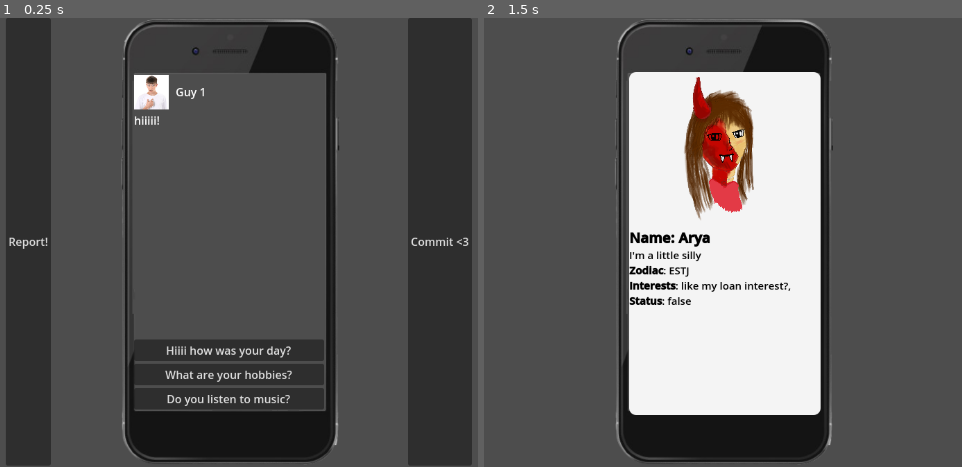
Above: before the commit, frames 1-2 (left to right).
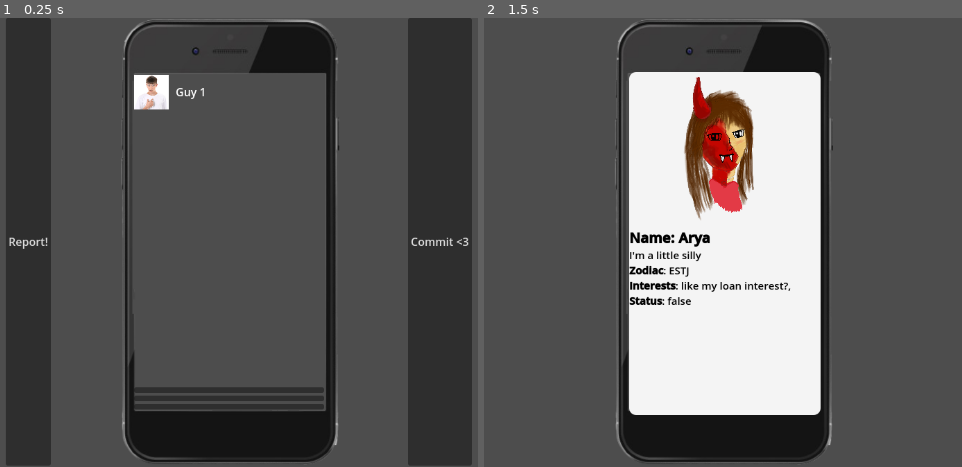
Above: after the commit, the same moments.

Repository: TianMa7/DatingSim
Game: Godot game, scene res://scenes/base.tscn
Same seed, same stepped clock (60 frames per second), same inputs: the game is played once before the commit and once after it.
Inputs (mouse positions are in pixels of both pictures, inside the frame that each line leads up to):
- Up to frame 1 (0.25 s): no input
- Up to frame 2 (1.5 s): click "Report!" at 0.5 s; tap Enter at 1.25 s; move the mouse to (723, 323) at 1.27 s; click (723, 323) at 1.35 s

The runs differ from the first frame. In frame 1, 4.1% of the frame differs, in the area x 28-68%, y 21-87%; in frame 2, nothing differs.

Commit message:
Music works with goose logic implemented

Diff:
--- a/scenes/base.tscn
+++ b/scenes/base.tscn
@@ -1,20 +1,11 @@
-[gd_scene load_steps=10 format=3 uid="uid://c5jxyh2x7o3mq"]
+[gd_scene load_steps=7 format=3 uid="uid://c5jxyh2x7o3mq"]
 
 [ext_resource type="Texture2D" uid="uid://b8sq5t5tbup3i" path="res://assets/smart-phone-with-blank-screen-is-removebg-preview.png" id="1_3vi8l"]
-[ext_resource type="Script" path="res://reportBtn.gd" id="1_ohhpf"]
+[ext_resource type="Script" uid="uid://cx70y7axdhy4o" path="res://reportBtn.gd" id="1_ohhpf"]
 [ext_resource type="Texture2D" uid="uid://b0yrg6w3ujsmo" path="res://assets/me-dude.png" id="2_8rhti"]
-[ext_resource type="Script" uid="uid://bid8oq3r8g0ue" path="res://info/d_awky_msgs.gd" id="4_hh5oj"]
-[ext_resource type="Script" uid="uid://bp1ga0hmmbtkl" path="res://scripts/player_manager.gd" id="4_ohhpf"]
-[ext_resource type="Script" uid="uid://c1xnotw5ibo7d" path="res://scripts/character_manager.gd" id="5_40w10"]
-[ext_resource type="Script" uid="uid://c4f2m5mvmjhdl" path="res://info/d_awky_resp.gd" id="5_vqfsp"]
-
-[sub_resource type="Resource" id="Resource_hh5oj"]
-script = ExtResource("4_hh5oj")
-metadata/_custom_type_script = "uid://bid8oq3r8g0ue"
-
-[sub_resource type="Resource" id="Resource_vqfsp"]
-script = ExtResource("5_vqfsp")
-metadata/_custom_type_script = "uid://c4f2m5mvmjhdl"
+[ext_resource type="Script" path="res://scripts/phone_container.gd" id="4_ohhpf"]
+[ext_resource type="Script" path="res://scripts/response_manager.gd" id="5_40w10"]
+[ext_resource type="Script" uid="uid://cosh4ftmaunvs" path="res://scripts/commit.gd" id="6_xvvcp"]
 
 [node name="root" type="Node2D"]
 
@@ -60,8 +51,6 @@
 script = ExtResource("4_ohhpf")
 chatContainer = NodePath("chat/chathistory")
 buttonContainer = NodePath("VBoxContainer")
-charRes = SubResource("Resource_hh5oj")
-playerRes = SubResource("Resource_vqfsp")
 
 [node name="PanelContainer" type="HBoxContainer" parent="screenRoot/screen/phoneTex/phoneContainer"]
 custom_minimum_size = Vector2(0, 50)
@@ -78,11 +67,10 @@
 size_flags_horizontal = 3
 text = "Guy 1"
 
-[node name="chat" type="ScrollContainer" parent="screenRoot/screen/phoneTex/phoneContainer" node_paths=PackedStringArray("chatContainer")]
+[node name="chat" type="ScrollContainer" parent="screenRoot/screen/phoneTex/phoneContainer"]
 layout_mode = 2
 size_flags_vertical = 3
 script = ExtResource("5_40w10")
-chatContainer = NodePath("chathistory")
 
 [node name="chathistory" type="VBoxContainer" parent="screenRoot/screen/phoneTex/phoneContainer/chat"]
 layout_mode = 2
@@ -106,10 +94,9 @@
 [node name="commit" type="Button" parent="screenRoot/screen"]
 layout_mode = 2
 text = "Commit <3"
+script = ExtResource("6_xvvcp")
 
-[connection signal="on_init" from="screenRoot/screen/phoneTex/phoneContainer" to="screenRoot/screen/phoneTex/phoneContainer/chat" method="_on_messages_init"]
 [connection signal="on_response" from="screenRoot/screen/phoneTex/phoneContainer" to="screenRoot/screen/phoneTex/phoneContainer/chat" method="_on_response"]
-[connection signal="responseFinish" from="screenRoot/screen/phoneTex/phoneContainer/chat" to="screenRoot/screen/phoneTex/phoneContainer" method="_on_chat_response_finish"]
 [connection signal="button_down" from="screenRoot/screen/phoneTex/phoneContainer/VBoxContainer/Button" to="screenRoot/screen/phoneTex/phoneContainer" method="_on_message_1_down"]
 [connection signal="button_down" from="screenRoot/screen/phoneTex/phoneContainer/VBoxContainer/Button2" to="screenRoot/screen/phoneTex/phoneContainer" method="_on_message_2_down"]
 [connection signal="button_down" from="screenRoot/screen/phoneTex/phoneContainer/VBoxContainer/Button3" to="screenRoot/screen/phoneTex/phoneContainer" method="_on_message_3_down"]
--- /dev/null
+++ b/scenes/end_scene.tscn
@@ -0,0 +1,19 @@
+[gd_scene load_steps=2 format=3 uid="uid://iywo421n2osq"]
+
+[ext_resource type="Script" uid="uid://bsq7fr5s2cry3" path="res://scripts/endingMusic.gd" id="1_nld2j"]
+
+[node name="EndScene" type="Node2D"]
+
+[node name="Control" type="Control" parent="."]
+layout_mode = 3
+anchors_preset = 0
+offset_right = 1151.0
+offset_bottom = 646.0
+
+[node name="PanelContainer" type="PanelContainer" parent="Control"]
+layout_mode = 0
+offset_right = 1151.0
+offset_bottom = 646.0
+
+[node name="AudioStreamPlayer" type="AudioStreamPlayer" parent="."]
+script = ExtResource("1_nld2j")
--- a/scenes/swipe.tscn
+++ b/scenes/swipe.tscn
@@ -1,10 +1,11 @@
-[gd_scene load_steps=8 format=3 uid="uid://b7ctmpd1q0bue"]
+[gd_scene load_steps=9 format=3 uid="uid://b7ctmpd1q0bue"]
 
 [ext_resource type="Script" path="res://scripts/swipeDetection.gd" id="1_66qhf"]
 [ext_resource type="Texture2D" uid="uid://b8sq5t5tbup3i" path="res://assets/smart-phone-with-blank-screen-is-removebg-preview.png" id="1_khokj"]
 [ext_resource type="Script" uid="uid://cnwwfldtucg5r" path="res://scripts/profile.gd" id="2_56veq"]
 [ext_resource type="Script" uid="uid://bp1ga0hmmbtkl" path="res://scripts/phone_container.gd" id="2_66qhf"]
-[ext_resource type="Script" uid="uid://c2xqvlg3xoe6t" path="res://scripts/profile_photo.gd" id="4_5iagt"]
+[ext_resource type="Script" path="res://scripts/profile_photo.gd" id="4_5iagt"]
+[ext_resource type="Script" uid="uid://dohgvoragf81a" path="res://scripts/music.gd" id="6_liau1"]
 
 [sub_resource type="StyleBoxFlat" id="StyleBoxFlat_khokj"]
 bg_color = Color(0.95596343, 0.9559633, 0.95596343, 1)
@@ -71,3 +72,7 @@
 theme_override_styles/focus = SubResource("StyleBoxFlat_56veq")
 bbcode_enabled = true
 script = ExtResource("2_56veq")
+
+[node name="AudioStreamPlayer" type="AudioStreamPlayer" parent="."]
+autoplay = true
+script = ExtResource("6_liau1")
--- /dev/null
+++ b/scripts/commit.gd
@@ -0,0 +1,4 @@
+extends Button
+
+func _pressed():
+	get_tree().change_scene_to_file("res://scenes/end_scene.tscn")
--- /dev/null
+++ b/scripts/endingMusic.gd
@@ -0,0 +1,18 @@
+extends AudioStreamPlayer
+
+var songStr:String
+var isDemon: bool
+func _ready():
+	switchSong()
+
+func switchSong():
+	if isDemon:
+		songStr = "res://assets/music/Doomed Whisper - 2025-10-05, 3.23 PM.mp3"
+	else:
+		songStr = "res://assets/music/careless_whisper.mp3"
+	set_autoplay(true)
+	set_stream(load(songStr))
+	play()
+
+func setDemon(demon):
+	isDemon = demon
--- /dev/null
+++ b/scripts/music.gd
@@ -0,0 +1,27 @@
+extends AudioStreamPlayer
+
+var swipingMusics = [
+	"res://assets/music/Dark Eerie - 2025-10-05, 3.22 PM.mp3",
+	"res://assets/music/Ominous goose - 2025-10-05, 3.23 PM.mp3",
+	"res://assets/music/Sleepy Slurred - 2025-10-05, 3.24 PM.mp3",
+	"res://assets/music/Confusion - 2025-10-05, 3.19 PM.mp3",
+	"res://assets/music/Cheerful and Skippy - 2025-10-05, 3.20 PM.mp3",
+	"res://assets/music/Calm Cafe - 2025-10-05, 3.18 PM.mp3",
+	"res://assets/music/Background Eerie - 2025-10-05, 3.17 PM.mp3",
+
+]
+var songStr:String
+
+func _ready():
+	switchSong()
+
+func switchSong():
+	songStr = swipingMusics.pick_random()
+	set_autoplay(true)
+	set_stream(load(songStr))
+	play()
+func setGoose():
+	songStr = "res://assets/music/Amok Goose - 2025-10-05, 3.15 PM.mp3"
+	set_autoplay(true)
+	set_stream(load(songStr))
+	play()
--- a/scripts/profile.gd
+++ b/scripts/profile.gd
@@ -155,6 +155,7 @@
 var randAboutMe:String
 var randZodiac:String
 var numOfInterests:int
+var isGoose:bool
 
 
 
@@ -167,13 +168,17 @@
 	interestsStr = ""
 	if randi_range(0,50) == 1:
 		#good goose is exculsive and rare
+		isGoose = true
 		randName = "Goose"
 		randAboutMe = "Honk"
 		randZodiac = "Honk"
 		interests.append("Honk")
 		$"../ProfilePhotoTex".setGoose()
+		$"../../../../../../AudioStreamPlayer".setGoose()
 	else:
-
+		if isGoose:
+			$"../../../../../../AudioStreamPlayer".switchSong()
+			isGoose = false
 
 		randName =  nameArr[randi_range(0, len(nameArr)-1)]
 		randAboutMe = aboutMeDic.keys().pick_random()
Not shown, added: assets/music/Amok Goose - 2025-10-05, 3.15 PM.mp3.import
Not shown, added: assets/music/Background Eerie - 2025-10-05, 3.17 PM.mp3.import
Not shown, added: assets/music/Calm Cafe - 2025-10-05, 3.18 PM.mp3.import
Not shown, added: assets/music/Cheerful and Skippy - 2025-10-05, 3.20 PM.mp3.import
Not shown, added: assets/music/Confusion - 2025-10-05, 3.19 PM.mp3.import
Not shown, added: assets/music/Dark Eerie - 2025-10-05, 3.22 PM.mp3.import
Not shown, added: assets/music/Doomed Whisper - 2025-10-05, 3.23 PM.mp3.import
Not shown, added: assets/music/Ominous goose - 2025-10-05, 3.23 PM.mp3.import
Not shown, added: assets/music/Sleepy Slurred - 2025-10-05, 3.24 PM.mp3.import
Not shown, added: assets/music/careless_whisper.mp3.import
Not shown, added: scripts/commit.gd.uid
Not shown, added: scripts/endingMusic.gd.uid
(and 11 more such lines)
